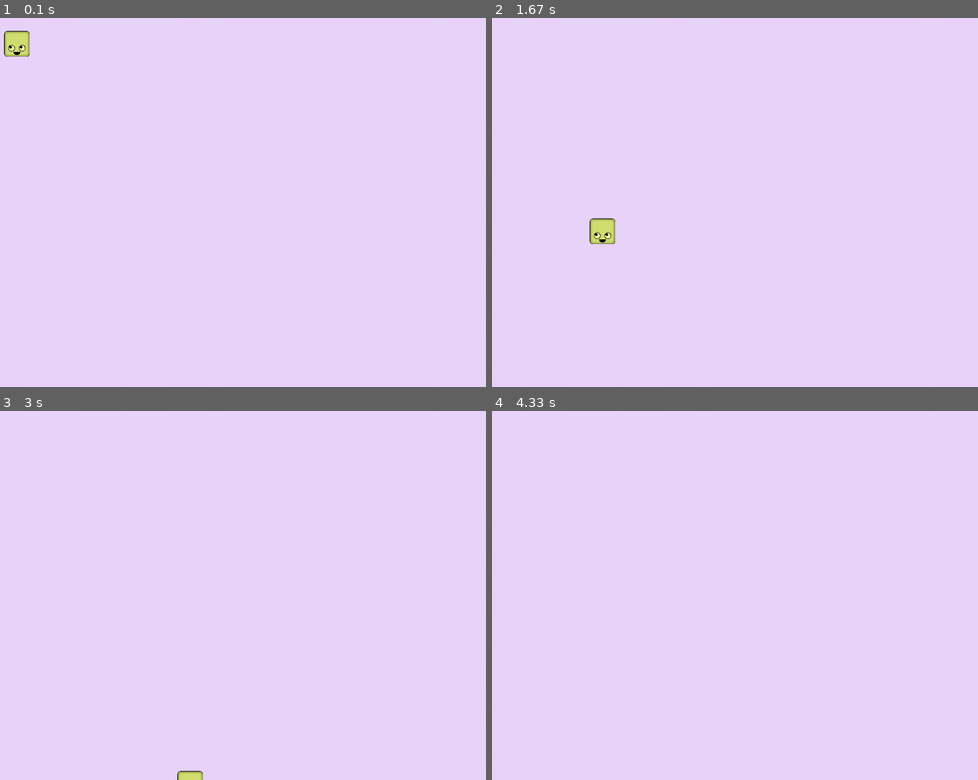
Above: before the commit, frames 1-4 (two rows, left to right).
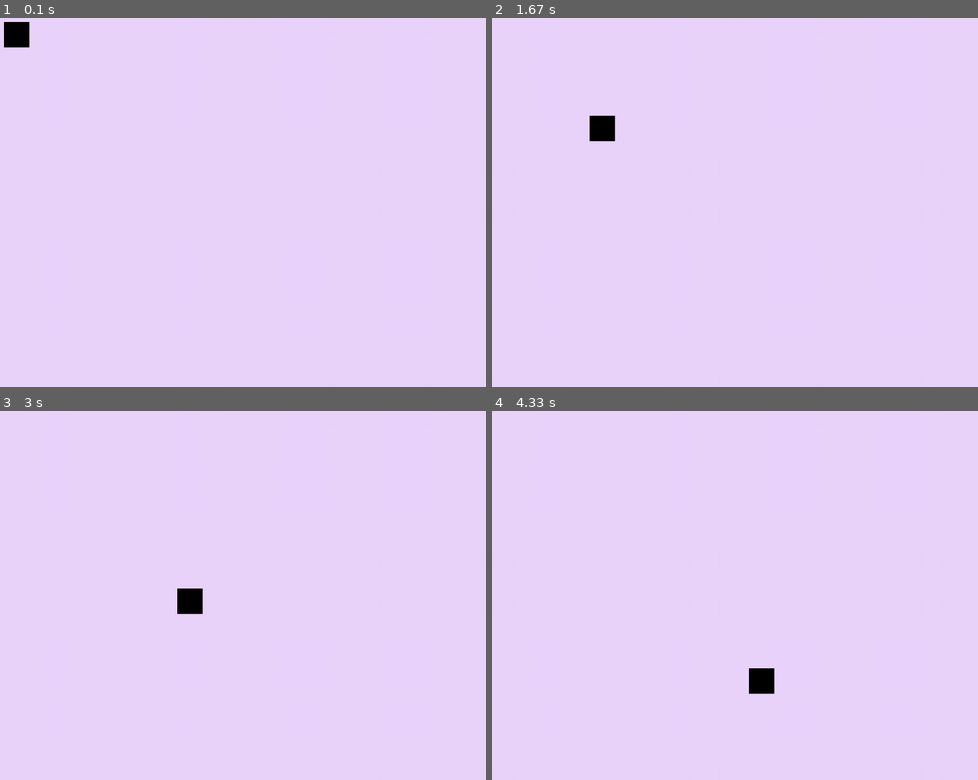
Above: after the commit, the same moments.

Repository: ShufflesCards/teachingPygame
Game: pygame game, started from howToClassPygame.py
The game is run twice, just before and just after one commit, with the same random seed, the same clock (stepped at 60 frames per second) and the same inputs.
Inputs:
- Up to frame 1 (0.1 s): no input
- Up to frame 2 (1.67 s): no input
- Up to frame 3 (3 s): no input
- Up to frame 4 (4.33 s): no input

The runs differ from the first frame. In frame 1, 0.5% of the frame differs, in the area x 0-7%, y 1-11%; in frame 2, 0.7%, in the area x 20-26%, y 26-62%; in frame 3, 0.5%; in frame 4, 0.4%.

Commit message:
Update howToClassPygame.py

Diff:
--- a/howToClassPygame.py
+++ b/howToClassPygame.py
@@ -5,8 +5,9 @@
 
 class Box(pygame.sprite.Sprite):
     time = 0
+
     # describe self as the object, the instance of the class
-    def __init__ (self, x, y, img, dx=0, dy=0): #time in seconds
+    def __init__ (self, x, y, img, dx=0, dy=0, imageScalel=1): #time in seconds
         super().__init__() # Box is a child class calling its parent pygame.sprite.Sprite
 
         self.x = x
@@ -14,21 +15,44 @@
         self.dx = dx
         self.dy = dy
         # x pos, y pos, x velocity, y velocity
-        self.image = pygame.transform.scale_by(pygame.image.load(img), 0.05)#.convert_alpha()
+        self.imageScale = 0.05
+        self.imageWidth = (pygame.image.load(img).get_width())*self.imageScale
+        self.imageHeight = (pygame.image.load(img).get_height())*self.imageScale
+        self.image = pygame.transform.scale_by(pygame.image.load(img), self.imageScale)#.convert_alpha()
         self.rect = self.image.get_rect(center = (200, 200))
 
+        self.visualHitbox = pygame.Surface([self.imageWidth, self.imageHeight])
+
+
     def __str__(self):
-        return f"({self.x}, {self.y})   <{self.dx}, {self.dy}> at {self.time} seconds"
+        return f"({self.x}, {self.y})   <{self.dx}, {self.dy}> at {self.time} units of time"
+    def increaseSpeedX(self, dx): # do not use negative numbers
+        if self.dx>0:
+            self.dx+=dx
+        else:
+            self.dx-=dx
+    def increaseSpeedY(self, dy): # do not use negative numbers
+        if self.dx<0:
+            self.dy-=dy
+        else:
+            self.dy+=dy
 
-    def increaseTime(self, dt):
+    def increaseTime(self, dt=1):
         self.time+=dt
         self.update(dt)
 
     def update(self, dt=1):
         self.x+=dt*self.dx
         self.y+=dt*self.dy
+
     def draw(self, screen):
         screen.blit(self.image, (self.x,self.y)) # blit using the rect
+        screen.blit(self.visualHitbox, (self.x, self.y))
+
+
+
+
+
 
 clock = pygame.time.Clock()
 background_colour = (234, 212, 252)
@@ -36,7 +60,7 @@
 pygame.display.set_caption('Window Caption')
 screen.fill(background_colour)
 pygame.display.flip()
-thing = Box(50, 50, 'theBox.png', 2, 4)
+thing = Box(50, 50, 'theBox.png', 2, 2, 0.05)
 thing.increaseTime(4)
 print(thing)
 
@@ -52,9 +76,18 @@
             exit()
     screen.fill(background_colour)
     thing.draw(screen)
-    thing.update()
-    if clock.get_time()%10==0:
+    thing.increaseTime()
+    if thing.x >1200 or thing.x <0:
+        if thing.dx>5 or thing.dx<-5:
+            thing.dx = -thing.dx//1.2
+        else:
+            thing.dx =-thing.dx
+    if thing.y >800 or thing.y < 0:
+        if thing.dy>5 or thing.dy<-5:
+            thing.dy = -thing.dy//1.2
+        else:
+            thing.dy= -thing.dy
 
-        print(thing)
+
     pygame.display.flip()
     clock.tick(60)
